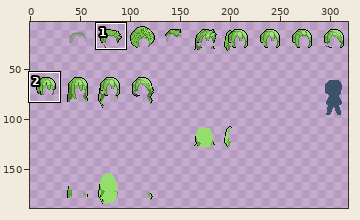
Two versions of one sprite sheet, hair_male/hair_green.png. Above: a wide view before the commit, with the close-up outlined.
Close-up. Before the edit:
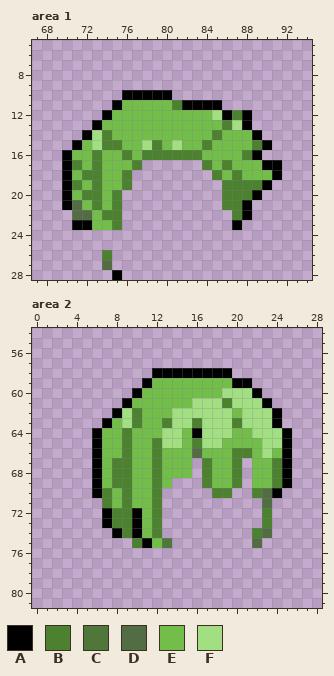
The file is 320x192 pixels. Shown: area 1: x 67..94, y 5..28; area 2: x 0..28, y 54..81. The wide view leaves out empty margins. The commit also changed other parts of the picture, which this record leaves out.
Palette (. is transparent): A #000000  B #4c812f  C #4f7739  D #526d43  E #73be4a  F #a2de82
Pixels before, area 1, first column x 70:
10 ......AAAAA...........
11 .....AEEEEEBAAAA......
12 ....AEEEEEEEEEEFABA...
13 ...AEEEEEEEEEEEEBFA...
14 ..AFBEEEEEEEEEEBEEEA..
15 .AEFBBEEFBEFEEBEEEEBA.
16 AEEBEEBEBBBBBBEEEEBA..
17 ABEBEEEB......BEBEEEAA
18 AEBBEEB........BEBEEEA
19 ABEBEEB.........BBBBA.
20 AEBBEB..........BBBA..
21 ADEBEB..........BBA...
22 .DDEBB...........BA...
23 .AAEEB...........A....
24 ......................
25 ......................
26 ....B.................
27 ....D.................
28 .....A................
Pixels before, area 2, first column x 6:
58 ......AAAAAAAA......
59 .....AEEEEEEEEAA....
60 ....AEEEEEEEEFFFA...
61 ...AEEEEEEFFFBFFFA..
62 ..AFBEEEFFFFFFEFFFA.
63 .AEFBEEBFFBFFFBFFFA.
64 AEEBEEEFFEAFFFEEFFFA
65 AEEBEEBFFEBFFEEEEFFA
66 AEEBEEBEEEDEEEBBEFEA
67 AEBBEEBEEE.BEEB.EEBA
68 AEBBEEBEEE.BEEB.EEBA
69 AEBBEEBE...BEEB.EEBA
70 ABEBEEB.....BB..BDA.
71 .BEBEEB..........D..
72 .ABBAEB..........B..
73 .ABBAEB..........B..
74 ..ABAEB.........BD..
75 ....BAEC........D...
And afterwards:
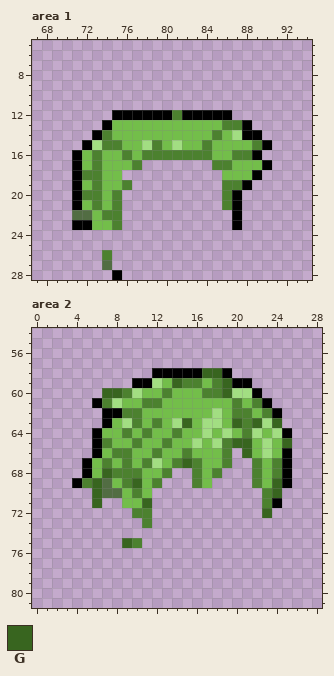
Colours new in this view: G #38651f
The exact change:
Changed rows in their new state; - is an unchanged pixel.
Area 1:
first column x 70:
10 ------.....-----------
11 -----...........------
12 ----.AAAAAABAAAA-..---
13 ---.A------------B----
14 --.A-------------FA---
15 -.A-------------------
16 .A------------B--B----
17 .A------------.B-----.
18 .A----.--------.-E-A..
19 .A----------------A..-
20 .A---------------A..--
21 .A---------------A.---
22 -----------------A.---
Area 2:
first column x 4:
58 -------------GG-------
59 ------A-F-GBB-BG------
60 ---GGBF--B---BBG------
61 --ABFE-BB---EEEEBEB---
62 ---A-B----EEEE-EBBEB--
63 --------BE-GE--EGBG-G-
64 -------B-EB-E-E--B-E--
65 ---B-EB-EBE-FE-BGG--EG
66 ----B------BE--B.G----
67 -AEBE--BF-BGBE-B.-B---
68 -AEG--B-EB..BEB..-B---
69 ABGDE-G--.--BE...-B-G-
70 --GDDEB-.-----..--.BG-
71 --G..E-G.----------BA-
72 ---...BB.----------G--
73 ---....B.----------.--
74 ----.....---------..--
75 -----G-...--------.---
Changed places in both close-ups, as pixel boxes (x1, y1, x2, y2):
changed: (62, 90, 282, 220)
changed: (72, 368, 292, 548)
